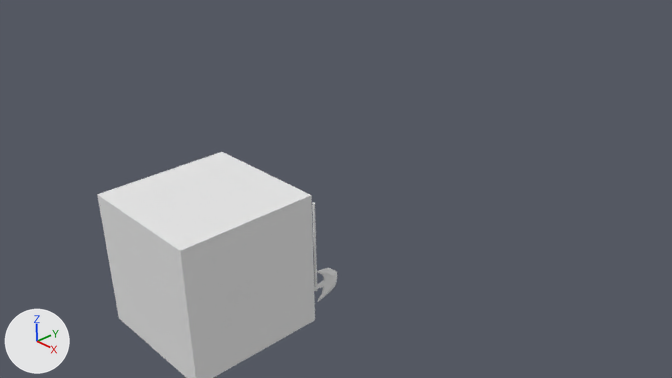
Renders of the Blender file Brainfuck/Assets/Ressources/models_new/Swingblade.blend from each side of a commit.
Both versions are drawn from the file's camera 'Camera'. The axes (+X, +Y, +Z) are drawn at lower left. The lights are the same throughout.
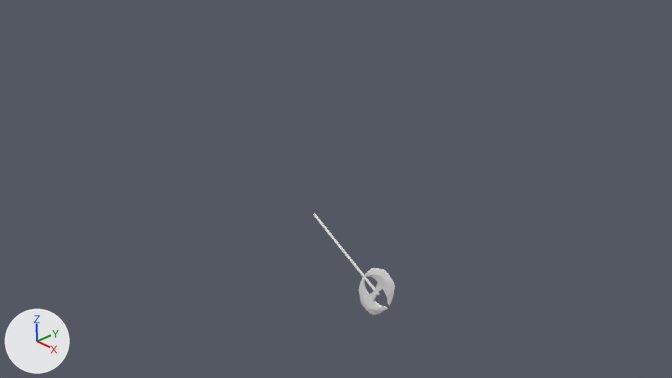
Where the change shows, as pixel boxes (x1, y1, x2, y2) in the pictures (672 x 378 px):
'Cube', deleted: before (97, 152, 315, 378)
'Torus', reshaped, moved, turned: before (314, 268, 337, 302); after (313, 213, 395, 315)
'Cylinder', deleted: before (312, 203, 317, 291)

The change in detail:
me_torus is used by ob_torus; location (0.0, 0.0, -0.88); rotation (0.0, 1.571, 0.0), in degrees (0, 90, 0); scale (0.344, 0.344, 0.344).
me_torus had 81 vertices, 79 faces and spanned x 0.5..2.24, y 0.06..1.39, z -0.08..0.08.
me_torus now has 180 vertices, 182 faces and spans x 0.01..5.34, y -1.39..1.39, z -0.08..0.08.
me_torus part 1: the whole mesh is rebuilt.
Object 'Torus' (ob_torus) moves from (0.0, 0.0, -0.88) to (0.0, 0.0, -0.01).
Object 'Torus' (ob_torus) turns from (0, 90, 0) to (90, 30, 0) degrees about x, y and z.
Object 'Cylinder' (ob_cylinder) is deleted.
Object 'Cube' (ob_cube) is deleted.
